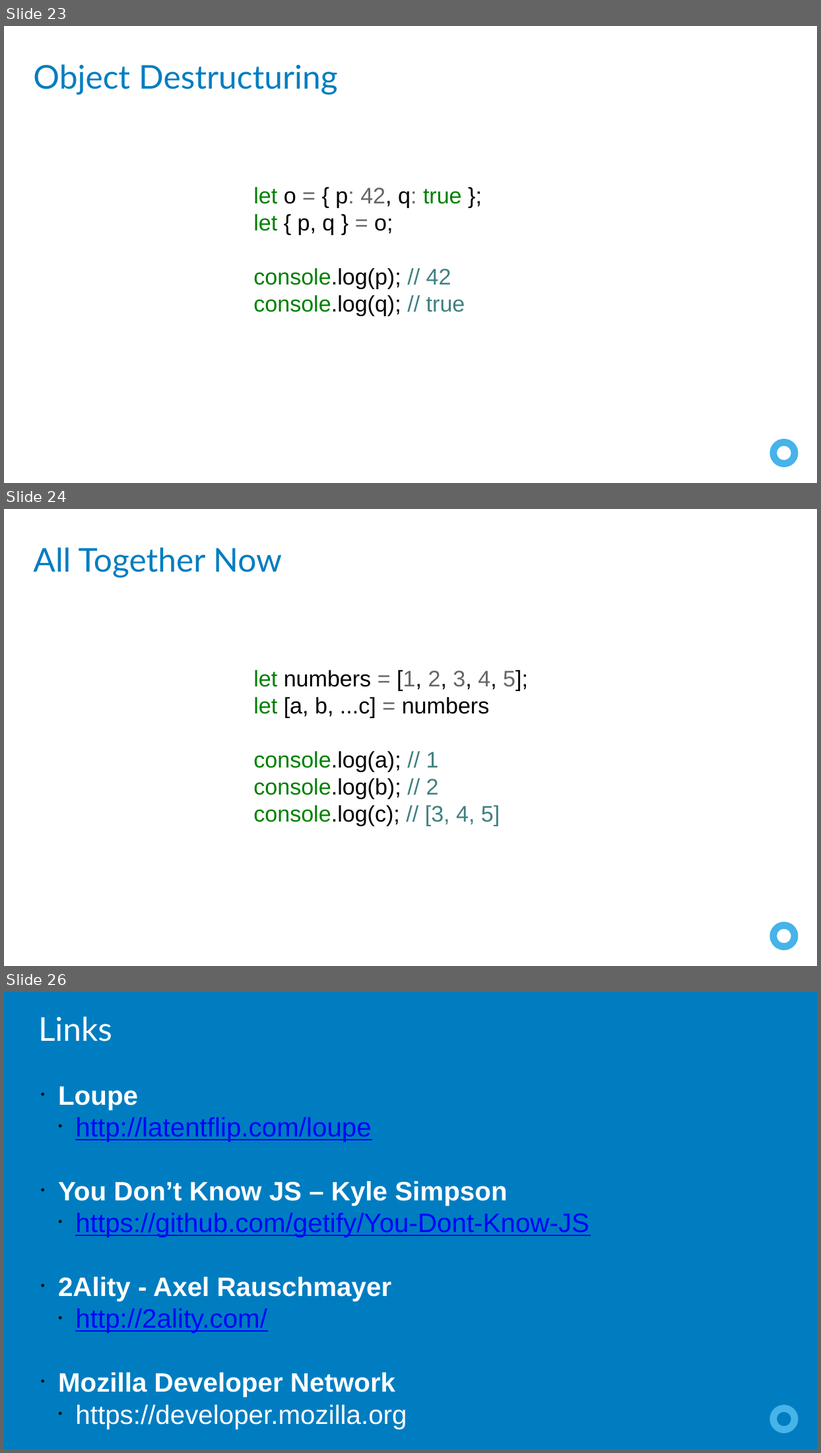
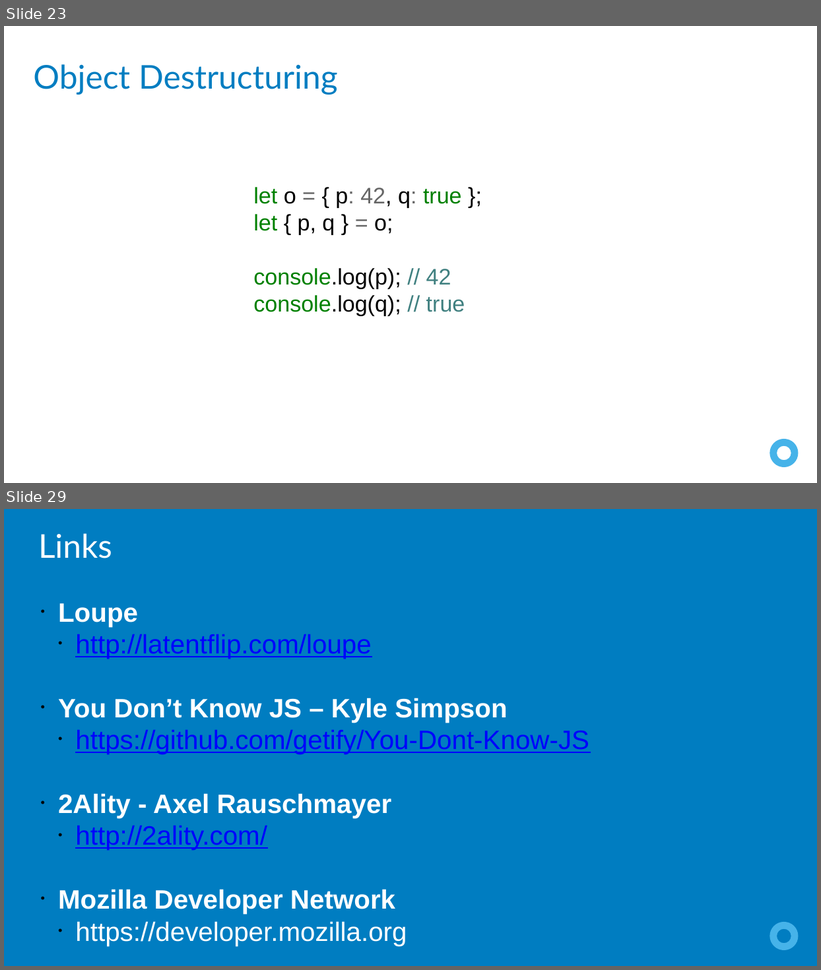
Before and after one commit to leebrandt/Presentations, a slide deck: JavaScriptLevelUp/JavaScriptLevelUp.pptx. Shown one above the other, each under a label of ours: slides 23, 24 and 26 before the commit, slides 23 and 29 after it; the slides between them are not shown. The pictures are 821x1453 and 821x970 pixels, drawn with LibreOffice and Linux fonts; fonts in the diff are those of the drawing. Boxes give left, top, right and bottom in pixels: in the first picture for what was removed or moved away, otherwise in the second. Text is boxed around its words. In the diff, an @@ line names an element or a change of style, - is before the commit and + after.

```diff
--- a/JavaScriptLevelUp/JavaScriptLevelUp.pptx
+++ b/JavaScriptLevelUp/JavaScriptLevelUp.pptx
@@ slide 24 removed at box(4, 509, 817, 966), background #FFFFFF; not listed: 1 template element that a slide beside it also shows @@
@@ text removed at box(33, 547, 282, 578) @@
-All Together Now
@@ text removed at box(253, 670, 528, 826) @@
-let numbers = [1, 2, 3, 4, 5];
-let [a, b, ...c] = numbers
-console.log(a); // 1
-console.log(b); // 2
-console.log(c); // [3, 4, 5]
@@ what was slide 26 is now slide 29 @@
```
Also in this commit, not shown: 2 slides changed, 6 slides added, 2 other slides removed, 2 other files.
